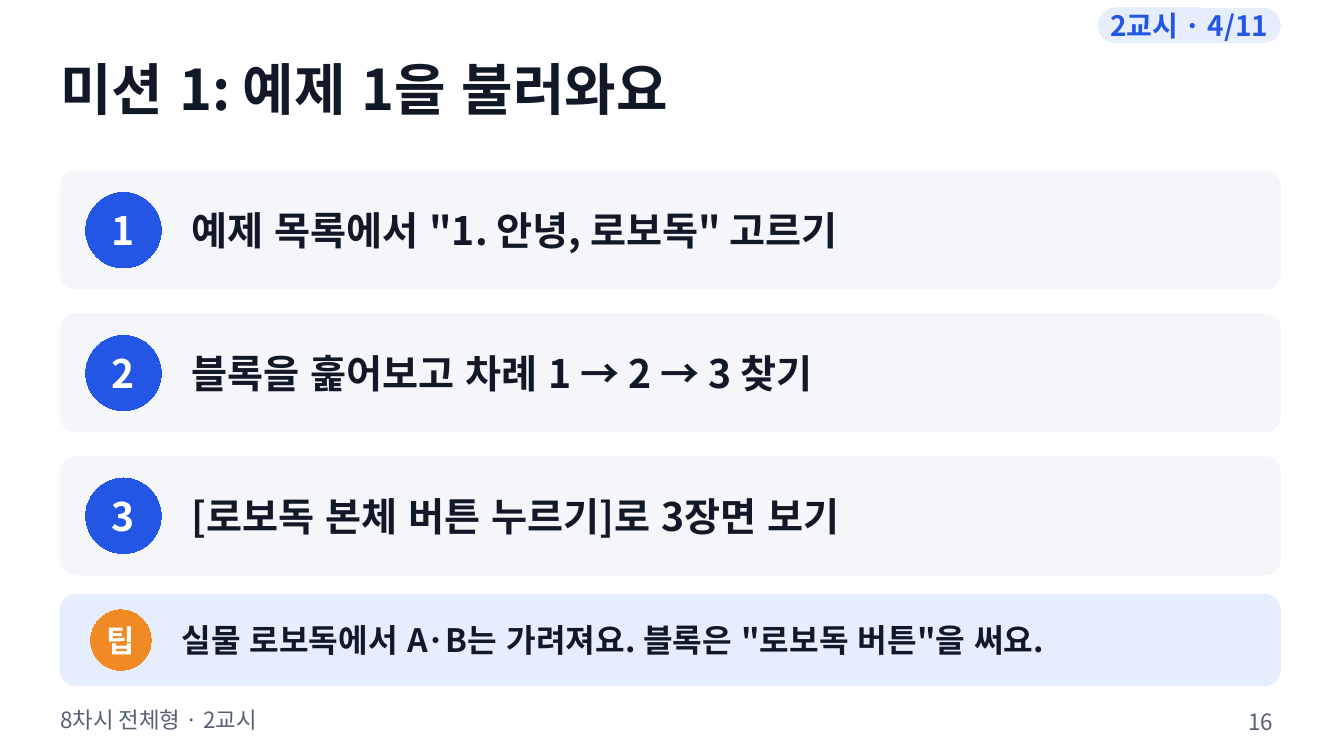
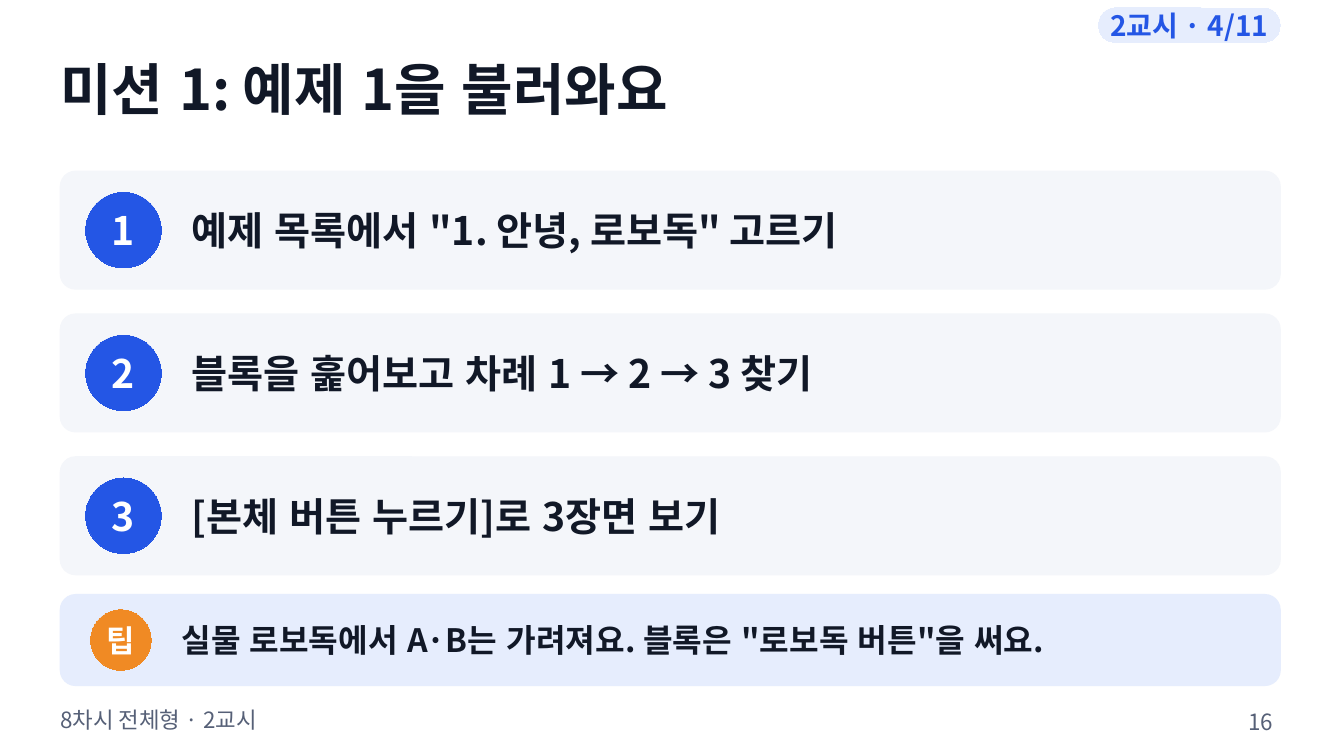
Before and after one commit to boundaryx01-uniquelife/microbit, a slide deck: slide 16 of bridge/docs/materials/8차시_전체형/8차시_수업슬라이드.pptx. Drawn at 1344x756 pixels with LibreOffice and Linux fonts; fonts in the diff are those of the drawing. Boxes give left, top, right and bottom in pixels: in the first picture for what was removed or moved away, otherwise in the second. Text is boxed around its words. In the diff, an @@ line names an element or a change of style, - is before the commit and + after.

```diff
--- a/bridge/docs/materials/8차시_전체형/8차시_수업슬라이드.pptx
+++ b/bridge/docs/materials/8차시_전체형/8차시_수업슬라이드.pptx
@@ text at [191, 498, 720, 538]: text changed @@
-[로보독 본체 버튼 누르기]로 3장면 보기
+[본체 버튼 누르기]로 3장면 보기
```
Also in this commit, not shown: 1 other slide changed, 55 other files.
